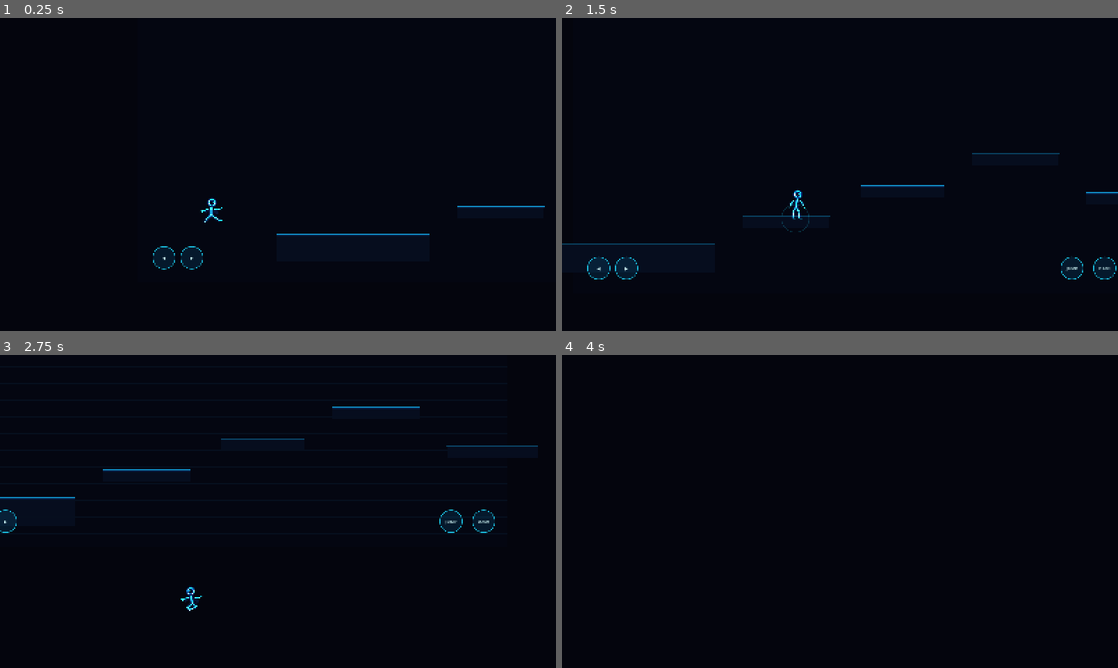
Above: before the commit, frames 1-4 (two rows, left to right).
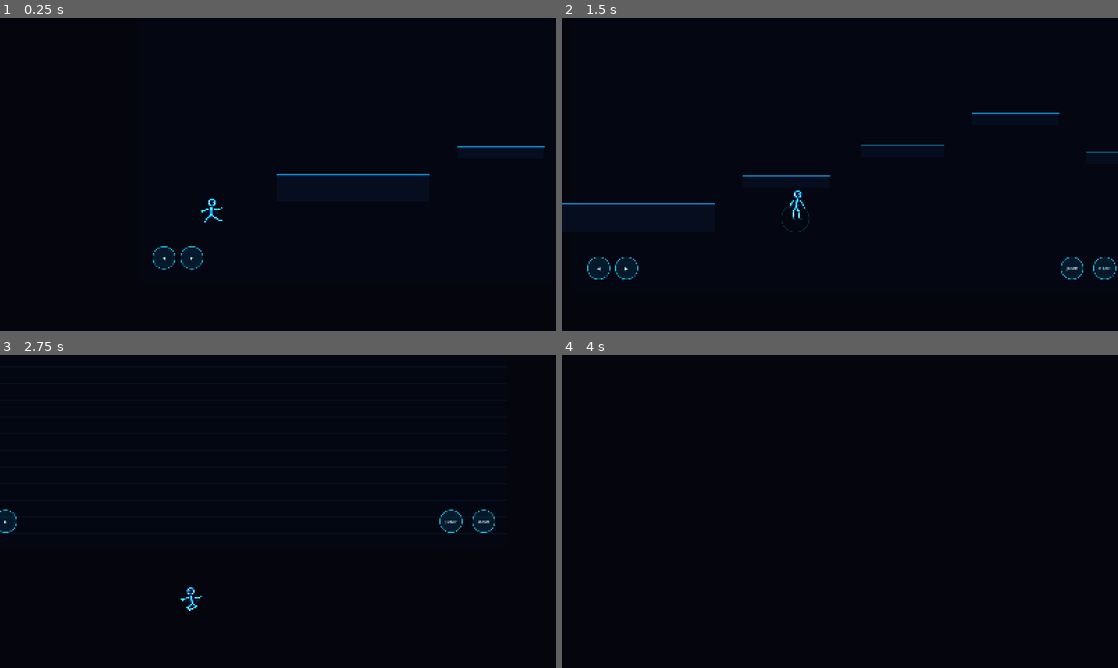
Above: after the commit, the same moments.

Repository: rifatsidik/elemental-overdrive
Game: Godot game, scene res://scenes/neon_platformer_lab.tscn
The game is run twice, just before and just after one commit, with the same random seed, the same clock (stepped at 60 frames per second) and the same inputs.
Inputs (mouse positions are in pixels of both pictures, inside the frame that each line leads up to):
- Up to frame 1 (0.25 s): no input
- Up to frame 2 (1.5 s): tap Enter at 0.5 s; move the mouse to (962, 158) at 0.52 s; hold D (move_right) from 0.53 s (still down); tap Shift (dash) at 0.6 s; click (962, 158) at 0.67 s; tap Space (jump) at 0.77 s; move the mouse to (728, 190) at 1.27 s; tap Q at 1.35 s
- Up to frame 3 (2.75 s): tap Space (jump) at 1.52 s; move the mouse to (333, 442) at 2.02 s; release D (move_right) at 2.03 s; hold A (move_left) from 2.03 s (still down); tap E at 2.1 s
- Up to frame 4 (4 s): move the mouse to (812, 574) at 2.77 s; release A (move_left) at 2.78 s; hold D (move_right) from 2.78 s (still down); tap R at 2.85 s; click (812, 574) at 2.92 s; tap Space (jump) at 3.02, 3.77 s; move the mouse to (1006, 558) at 3.52 s; tap 0 at 3.6 s

The runs differ from the first frame. In frame 1, 0.8% of the frame differs, in the area x 49-98%, y 40-70%; in frame 2, 1.1%, in the area x 0-100%, y 30-73%; in frame 3, 0.5%; in frame 4, nothing differs.

Commit message:
fix(platformer): align drawn platforms with camera vertical offset

Diff:
--- a/scripts/platformer/platformer_lab.gd
+++ b/scripts/platformer/platformer_lab.gd
@@ -104,8 +104,10 @@
 func _draw() -> void:
     var view_size: Vector2 = get_viewport_rect().size
     var camera_x: float = 0.0
+    var camera_y: float = 0.0
     if is_instance_valid(player):
         camera_x = player.global_position.x - view_size.x * 0.38
+        camera_y = player.global_position.y - (view_size.y * 0.5 + 120.0)
     draw_rect(Rect2(Vector2.ZERO, view_size), Color("#040611"))
     for i in range(22):
         var x: float = fposmod(float(i) * 80.0 - fposmod(camera_x, 80.0), view_size.x)
@@ -116,7 +118,7 @@
     for child in get_children():
         if child is StaticBody2D and child.has_meta("platform_rect"):
             var rect: Rect2 = child.get_meta("platform_rect")
-            var screen_rect := Rect2(rect.position - Vector2(camera_x, 0.0), rect.size)
+            var screen_rect := Rect2(rect.position - Vector2(camera_x, camera_y), rect.size)
             draw_rect(screen_rect, Color(0.025, 0.055, 0.12, 0.95))
             draw_line(screen_rect.position, screen_rect.position + Vector2(screen_rect.size.x, 0.0), Color(0.08, 0.72, 1.0, 0.7), 3.0, true)
             draw_line(screen_rect.position + Vector2(0.0, 4.0), screen_rect.position + Vector2(screen_rect.size.x, 4.0), Color(0.05, 0.35, 0.9, 0.24), 1.0, true)
